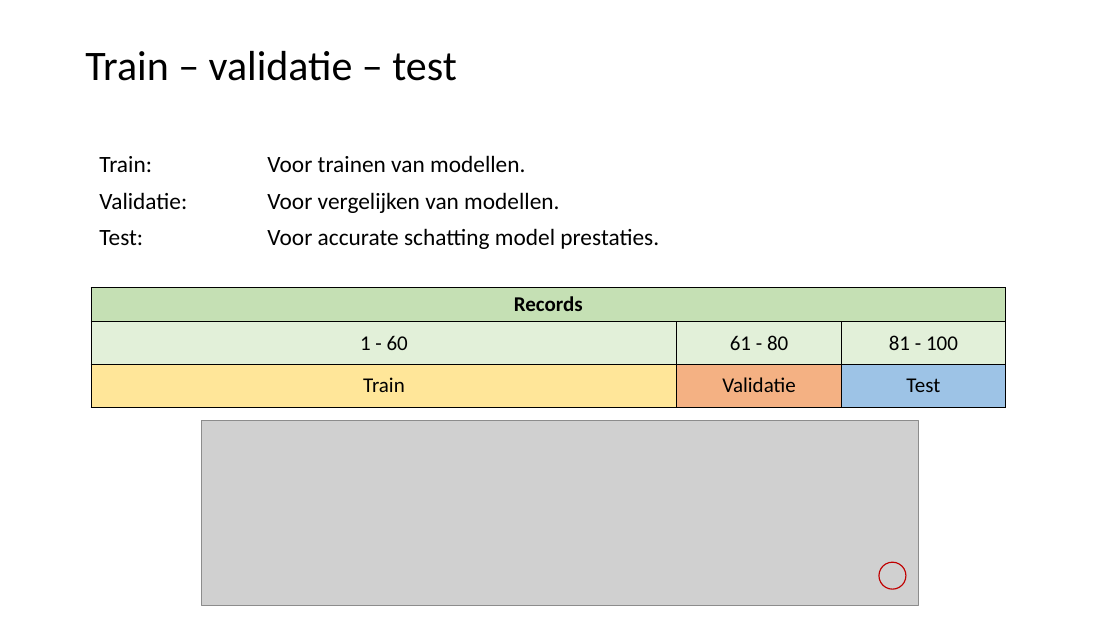
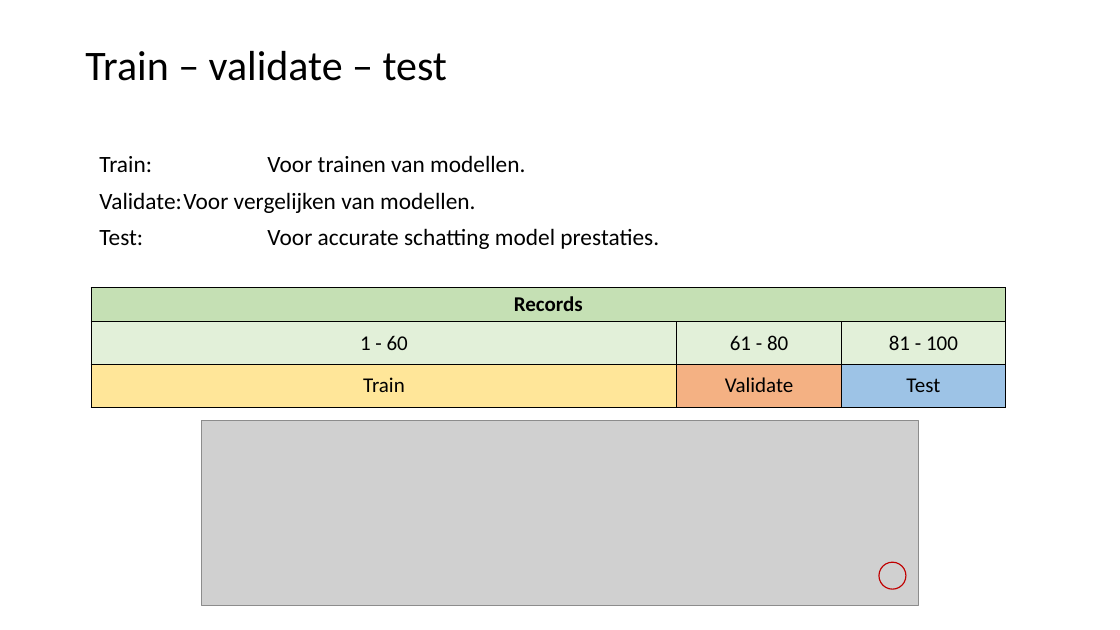
Before and after one commit to LFKoning/knowledge-sharing, a slide deck: slide 35 of python_course/4_scikit_learn/python_cursus_4.pptx (slide 31 before the commit). Drawn at 1120x630 pixels with LibreOffice and Linux fonts; fonts in the diff are those of the drawing; grey boxes stand for pictures. Boxes give left, top, right and bottom in pixels: in the first picture for what was removed or moved away, otherwise in the second. Text is boxed around its words. In the diff, an @@ line names an element or a change of style, - is before the commit and + after.

```diff
--- a/python_course/4_scikit_learn/python_cursus_4.pptx
+++ b/python_course/4_scikit_learn/python_cursus_4.pptx
@@ title at <box>85,51,447,81</box>: text changed @@
-Train – validatie – test
+Train – validate – test
@@ text at <box>99,192,475,213</box>: text changed @@
-Validatie: Voor vergelijken van modellen.
+Validate: Voor vergelijken van modellen.
@@ table at <box>91,287,1007,407</box> @@
-row 3, column 2: Validatie
+row 3, column 2: Validate
```
Also in this commit, not shown: 15 other slides changed, 5 slides added, 1 slide removed, 8 other files.
